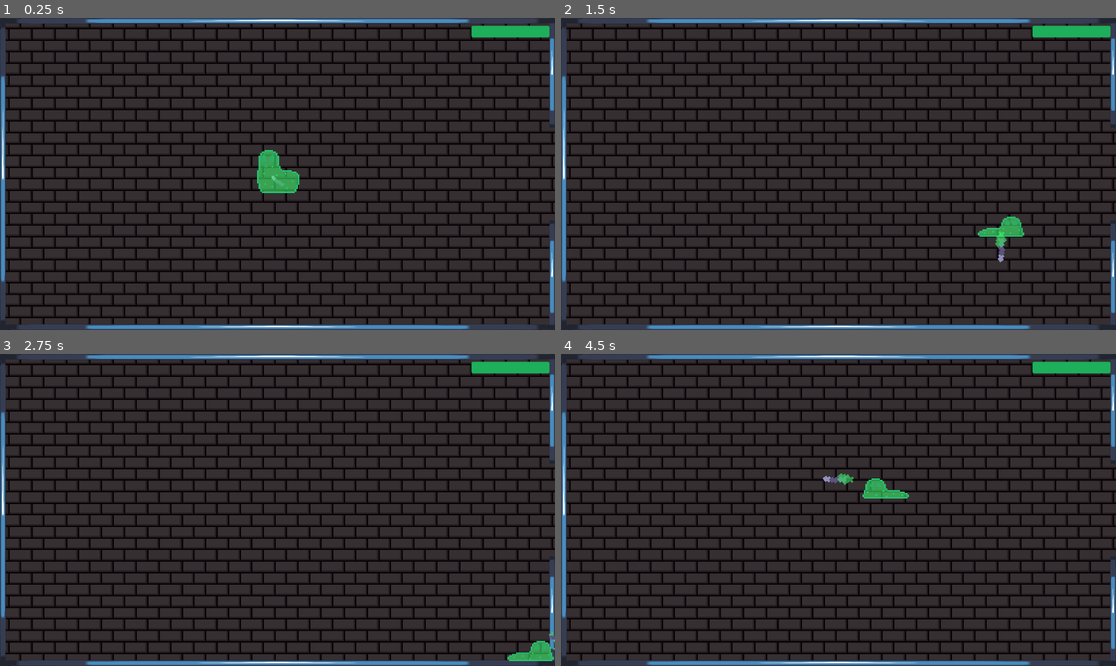
Above: before the commit, frames 1-4 (two rows, left to right).
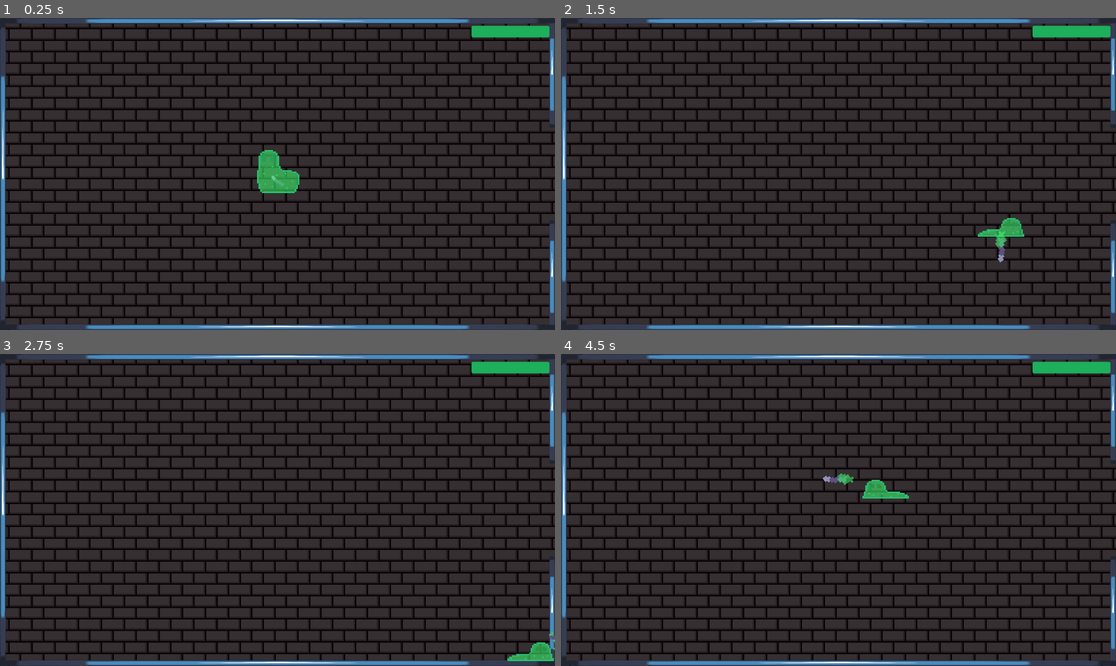
Above: after the commit, the same moments.

Repository: webermael/Informatikprojekt
Game: Godot game, scene res://Game.tscn
Two runs of this game, one before a commit and one after it. Both use one fixed random seed, a clock stepped at 60 frames per second and the inputs below. The engine's default icon, where the game draws it, is replaced by a stand-in: a white triangle on a blue panel in a dark square.
Inputs:
- Up to frame 1 (0.25 s): no input
- Up to frame 2 (1.5 s): tap Enter at 0.5 s; hold Right (ui_right) 0.53-1.28 s; hold Z (ui_ranged_attack) 0.53-1.28 s; hold Down (ui_down) from 1.28 s (still down); tap Z (ui_ranged_attack) at 1.35 s
- Up to frame 3 (2.75 s): release Down (ui_down) at 2.03 s; hold Right (ui_right) from 2.03 s (still down); hold Z (ui_ranged_attack) from 2.03 s (still down)
- Up to frame 4 (4.5 s): tap Space at 2.75 s; release Right (ui_right) at 2.78 s; release Z (ui_ranged_attack) at 2.78 s; hold Up (ui_up) 2.78-3.53 s; tap Z (ui_ranged_attack) at 2.85, 4.35 s; hold Z (ui_ranged_attack) 3.53-4.28 s; hold Left (ui_left) from 3.53 s (still down)

The runs differ from the first frame. In frame 2, 0.1% of the frame differs, in the area x 75-84%, y 63-71%; in frame 3, 0.1%; in frame 4, 0.1%.

Commit message:
added Player animation

Diff:
--- a/Player/Player.gd
+++ b/Player/Player.gd
@@ -26,7 +26,7 @@
 func _on_bullet_cooldown_timeout():
 	if hit_enemy:
 		bullet_ready = true
-		$PlayerSprite.texture = load("res://Player/Slime full.png")
+		$PlayerSprite.texture = load("res://Player/Full_Sheet.png")
 
 
 # take damage if an enemie touches the players hitbox
@@ -49,11 +49,16 @@
 # Moving the player according to the input direction
 func move():
 	velocity = input_direction * SPEED
+	if velocity.length() != 0:
+		$AnimationPlayer.current_animation = "Walk"
+	else:
+		$AnimationPlayer.current_animation = "Idle"
 	if velocity[0] < 0:
 		$PlayerSprite.flip_h = false
 	elif velocity[0] > 0:
 		$PlayerSprite.flip_h = true
 	move_and_slide()
+
 
 # check if the player is pressing the stab button and innitiates a stab in the direction of the player's current movement
 func stab():
@@ -84,7 +89,7 @@
 		hit_enemy = false
 		bullet_ready = false
 		$BulletCooldown.start()
-		$PlayerSprite.texture = load("res://Player/Slime empty.png")
+		$PlayerSprite.texture = load("res://Player/Empty_Sheet.png")
 
 
 # called every frame that handles attacks and movement
--- a/Player/Player.tscn
+++ b/Player/Player.tscn
@@ -1,8 +1,8 @@
-[gd_scene load_steps=8 format=3 uid="uid://yja5fgu07w0"]
+[gd_scene load_steps=11 format=3 uid="uid://yja5fgu07w0"]
 
 [ext_resource type="Script" path="res://Player/Player.gd" id="1_kl8id"]
 [ext_resource type="PackedScene" uid="uid://bfhg3wvtl1jcy" path="res://Player/weapons/Stab/Stab.tscn" id="2_gs0qt"]
-[ext_resource type="Texture2D" uid="uid://dlkimvmlr16ey" path="res://Player/Slime full.png" id="3_cwi6v"]
+[ext_resource type="Texture2D" uid="uid://c2y2vxbtkgj15" path="res://Player/Full_Sheet.png" id="3_uikpd"]
 [ext_resource type="Texture2D" uid="uid://c0ugcy18t3cm6" path="res://Environment/Tile Background.png" id="4_lleov"]
 
 [sub_resource type="CircleShape2D" id="CircleShape2D_wgqdj"]
@@ -17,6 +17,46 @@
 corner_radius_top_right = 6
 corner_radius_bottom_right = 6
 corner_radius_bottom_left = 6
+
+[sub_resource type="Animation" id="Animation_3hs73"]
+resource_name = "Idle"
+length = 1.2
+loop_mode = 1
+tracks/0/type = "value"
+tracks/0/imported = false
+tracks/0/enabled = true
+tracks/0/path = NodePath("PlayerSprite:frame")
+tracks/0/interp = 1
+tracks/0/loop_wrap = true
+tracks/0/keys = {
+"times": PackedFloat32Array(0, 0.3, 0.6, 0.9),
+"transitions": PackedFloat32Array(1, 1, 1, 1),
+"update": 1,
+"values": [0, 1, 2, 3]
+}
+
+[sub_resource type="Animation" id="Animation_1lu6c"]
+resource_name = "Walk"
+length = 0.2
+loop_mode = 1
+tracks/0/type = "value"
+tracks/0/imported = false
+tracks/0/enabled = true
+tracks/0/path = NodePath("PlayerSprite:frame")
+tracks/0/interp = 1
+tracks/0/loop_wrap = true
+tracks/0/keys = {
+"times": PackedFloat32Array(0, 0.1),
+"transitions": PackedFloat32Array(1, 1),
+"update": 1,
+"values": [0, 2]
+}
+
+[sub_resource type="AnimationLibrary" id="AnimationLibrary_0wmre"]
+_data = {
+"Idle": SubResource("Animation_3hs73"),
+"Walk": SubResource("Animation_1lu6c")
+}
 
 [node name="Player" type="CharacterBody2D" groups=["Player"]]
 platform_floor_layers = 4294967040
@@ -45,11 +85,6 @@
 
 [node name="CollisionShape2D" type="CollisionShape2D" parent="."]
 shape = SubResource("CircleShape2D_wgqdj")
-
-[node name="PlayerSprite" type="Sprite2D" parent="."]
-position = Vector2(0, -13)
-scale = Vector2(0.5, 0.5)
-texture = ExtResource("3_cwi6v")
 
 [node name="Hitbox" type="Area2D" parent="."]
 
@@ -84,6 +119,17 @@
 value = 5.0
 show_percentage = false
 
+[node name="PlayerSprite" type="Sprite2D" parent="."]
+position = Vector2(0, -13)
+scale = Vector2(0.5, 0.5)
+texture = ExtResource("3_uikpd")
+hframes = 4
+
+[node name="AnimationPlayer" type="AnimationPlayer" parent="."]
+libraries = {
+"": SubResource("AnimationLibrary_0wmre")
+}
+
 [connection signal="timeout" from="StabDuration" to="." method="_on_stab_duration_timeout"]
 [connection signal="timeout" from="StabCooldown" to="." method="_on_stab_cooldown_timeout"]
 [connection signal="timeout" from="ImmunityFrames" to="." method="_on_immunity_frames_timeout"]
--- a/Player/weapons/Bullet/landed_bullet.gd
+++ b/Player/weapons/Bullet/landed_bullet.gd
@@ -5,4 +5,4 @@
 	if body.is_in_group("Player"):
 		queue_free()
 		$/root/Game/Player.bullet_ready = true
-		$/root/Game/Player/PlayerSprite.texture = load("res://Player/Slime full.png")
+		$/root/Game/Player/PlayerSprite.texture = load("res://Player/Full_Sheet.png")
Binary file added: Player/Empty_Sheet.png
Not shown, added: Player/Empty_Sheet.png.import
Binary file added: Player/Full_Sheet.png
Not shown, added: Player/Full_Sheet.png.import
